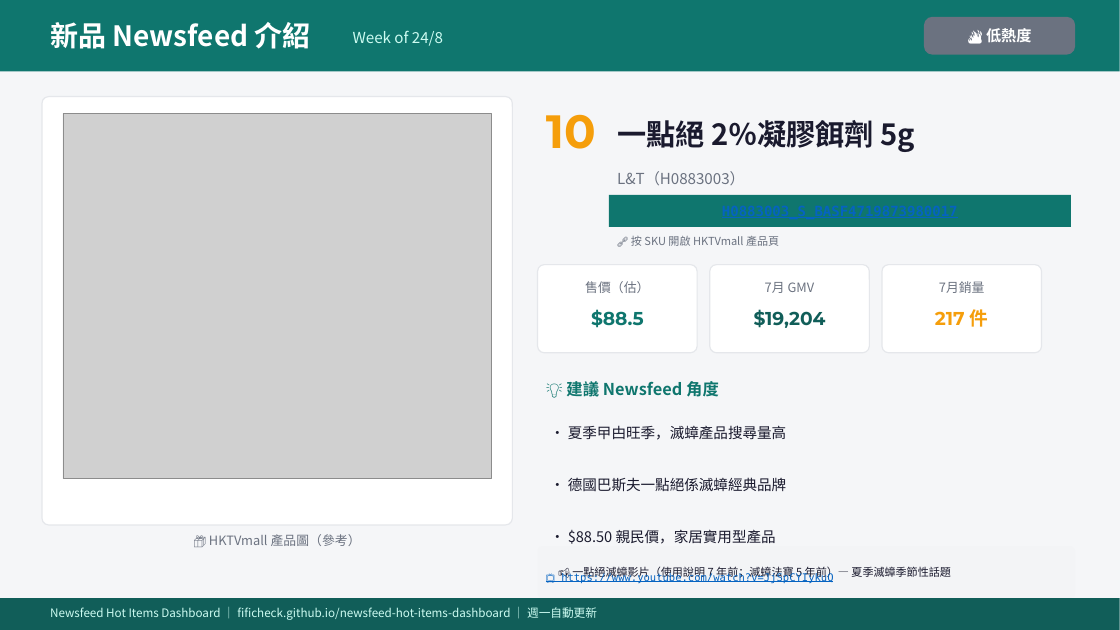
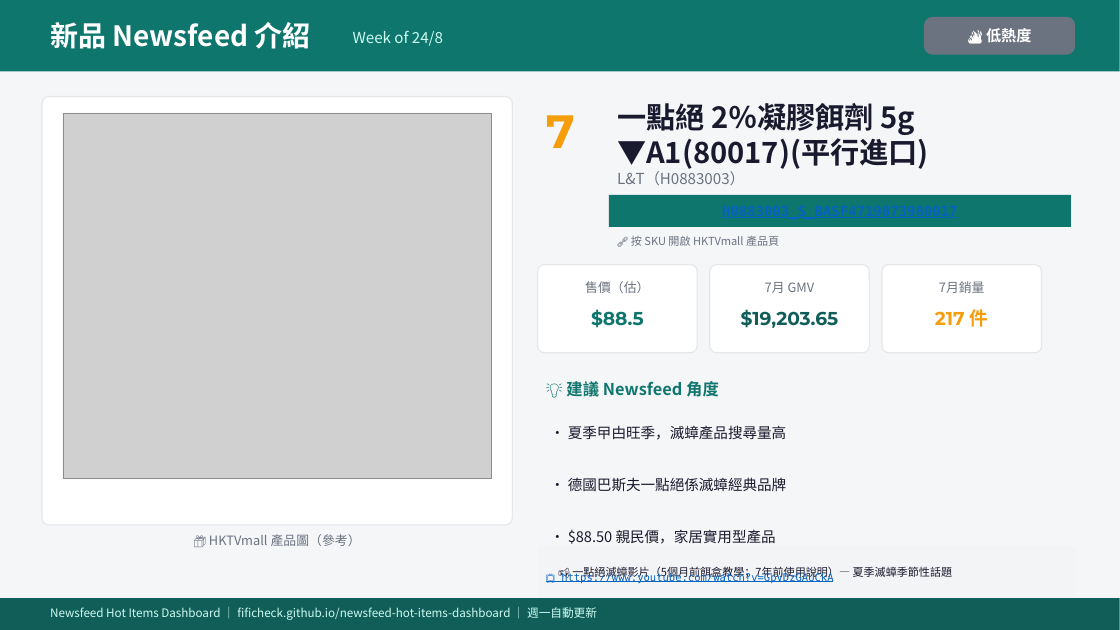
Before and after one commit to FIFICHECK/newsfeed-hot-items-dashboard, a slide deck: slide 1 of ppt/2026-08-24_H0883003_S_BASF4719873980017.pptx. Drawn at 1120x630 pixels with LibreOffice and Linux fonts; fonts in the diff are those of the drawing; grey boxes stand for pictures. Boxes give left, top, right and bottom in pixels: in the first picture for what was removed or moved away, otherwise in the second. Text is boxed around its words. In the diff, an @@ line names an element or a change of style, - is before the commit and + after.

Commit message:
Add per-SKU PPT: 2026-08-24_H0883003_S_BASF4719873980017.pptx

```diff
--- a/ppt/2026-08-24_H0883003_S_BASF4719873980017.pptx
+++ b/ppt/2026-08-24_H0883003_S_BASF4719873980017.pptx
@@ text at (x1=546, y1=115, x2=575, y2=148): text changed @@
-10
+7
@@ text at (x1=617, y1=103, x2=928, y2=169): text changed @@
-一點絕 2％凝膠餌劑 5g
+一點絕 2％凝膠餌劑 5g ▼A1(80017)(平行進口)
@@ text at (x1=741, y1=309, x2=839, y2=328): text changed @@
-$19,204
+$19,203.65
@@ text at (x1=572, y1=567, x2=953, y2=580): text changed @@
-📢 一點絕滅蟑影片（使用說明 7 年前；滅蟑法寶 5 年前）— 夏季滅蟑季節性話題
+📢 一點絕滅蟑影片（5個月前餌盒教學；7年前使用說明）— 夏季滅蟑季節性話題
@@ text at (x1=561, y1=572, x2=833, y2=583): text changed @@
-📺 https://www.youtube.com/watch?v=JjSpCYIykuQ
+📺 https://www.youtube.com/watch?v=GpVDzGAUCkA
```
